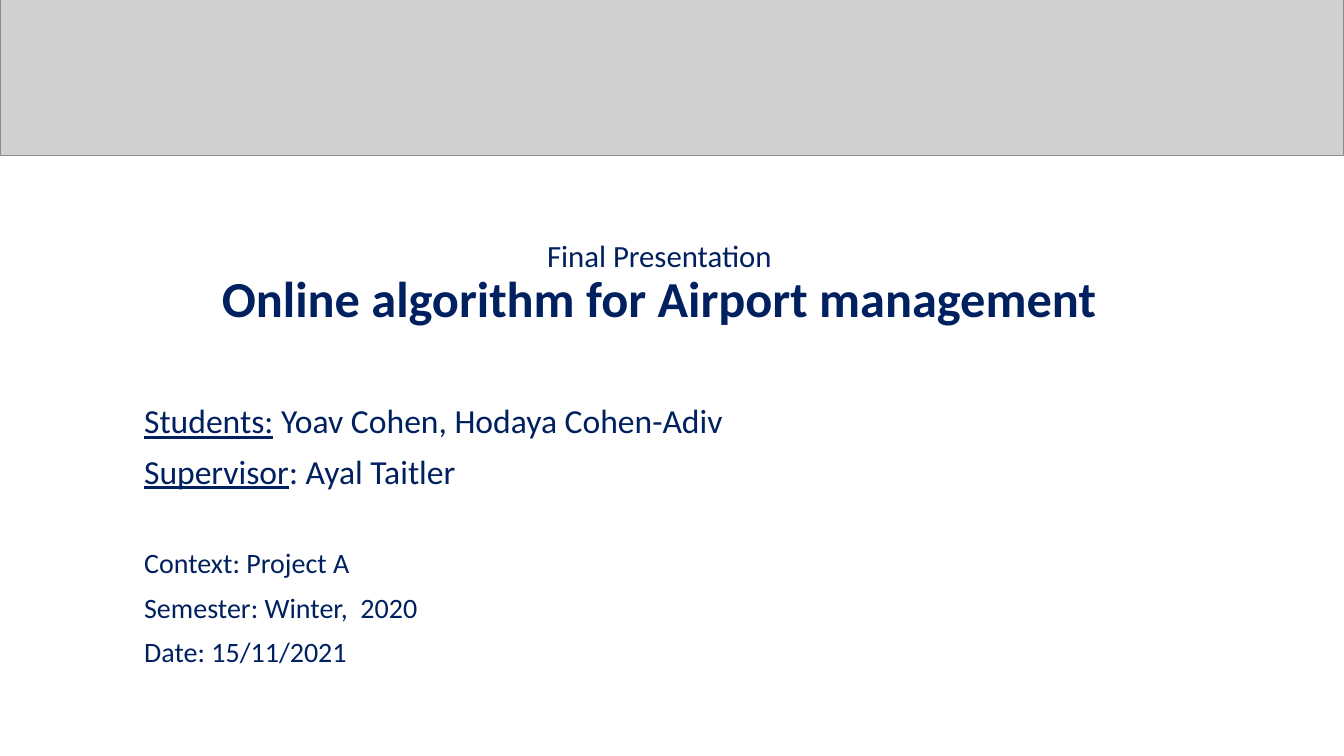
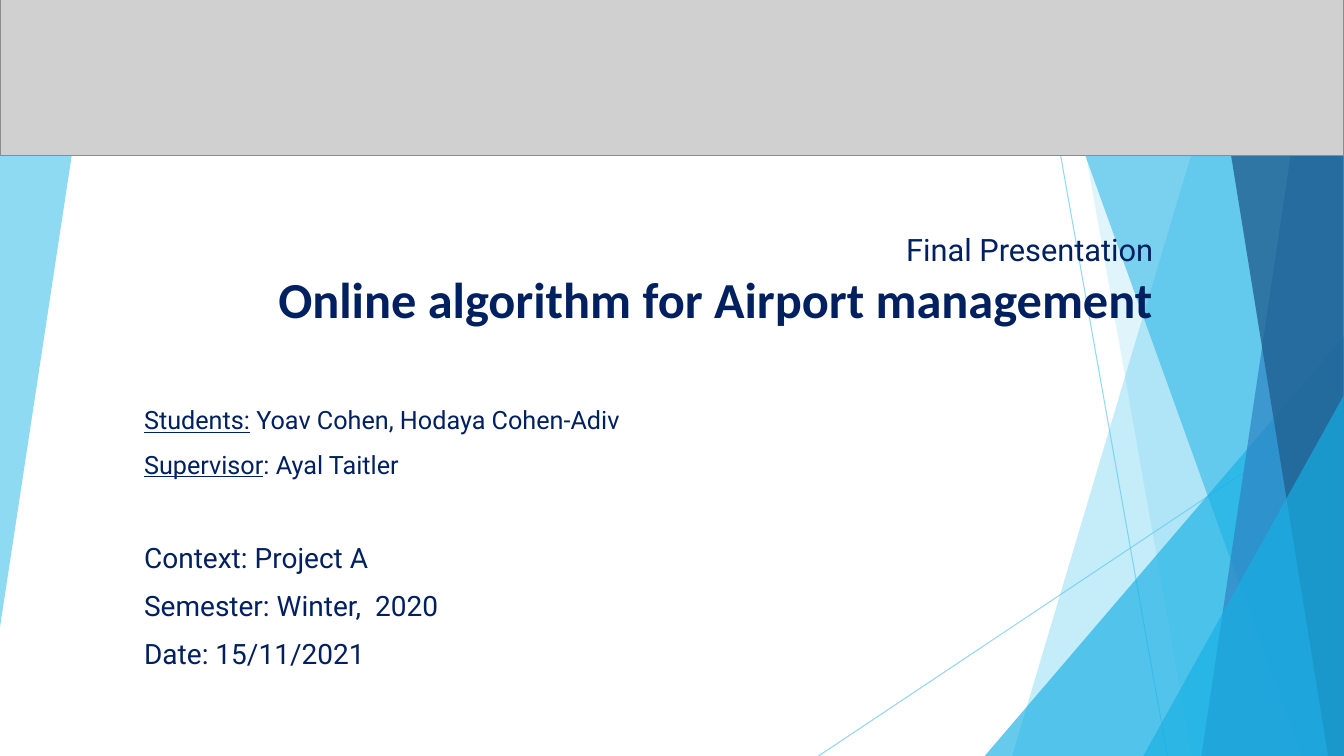
Before and after one commit to Cohen-Yoav/Project-A---Airport-Management, a slide deck: slide 1 of חומר עזר לפרויקט/project_A.pptx. Drawn at 1344x756 pixels with LibreOffice and Linux fonts; fonts in the diff are those of the drawing; grey boxes stand for pictures; background and template pictures are left out. Boxes give left, top, right and bottom in pixels: in the first picture for what was removed or moved away, otherwise in the second. Text is boxed around its words. In the diff, an @@ line names an element or a change of style, - is before the commit and + after.

Commit message:
changed the PPT design

```diff
--- a/חומר עזר לפרויקט/project_A.pptx
+++ b/חומר עזר לפרויקט/project_A.pptx
@@ title "Final Presentation Online algorithm for ..." at (278, 233, 1153, 329): font Calibri to Roboto in "Final Presentation"; alignment centre to right; line spacing 0.9 to 1 @@
@@ subtitle "Students: Yoav Cohen, Hodaya Cohen-Adiv" at (144, 410, 620, 666): size 24 to 18 pt in "Students: Yoav Cohen, Hodaya Cohen-Adiv", "Supervisor: Ayal Taitler"; font Calibri to Roboto; line spacing 0.9 to 1 @@
@@ group added at (0, 0, 1344, 756): 6 freeform shapes, 2 lines, 2 triangles @@
```
Also in this commit, not shown: 38 other slides changed.
